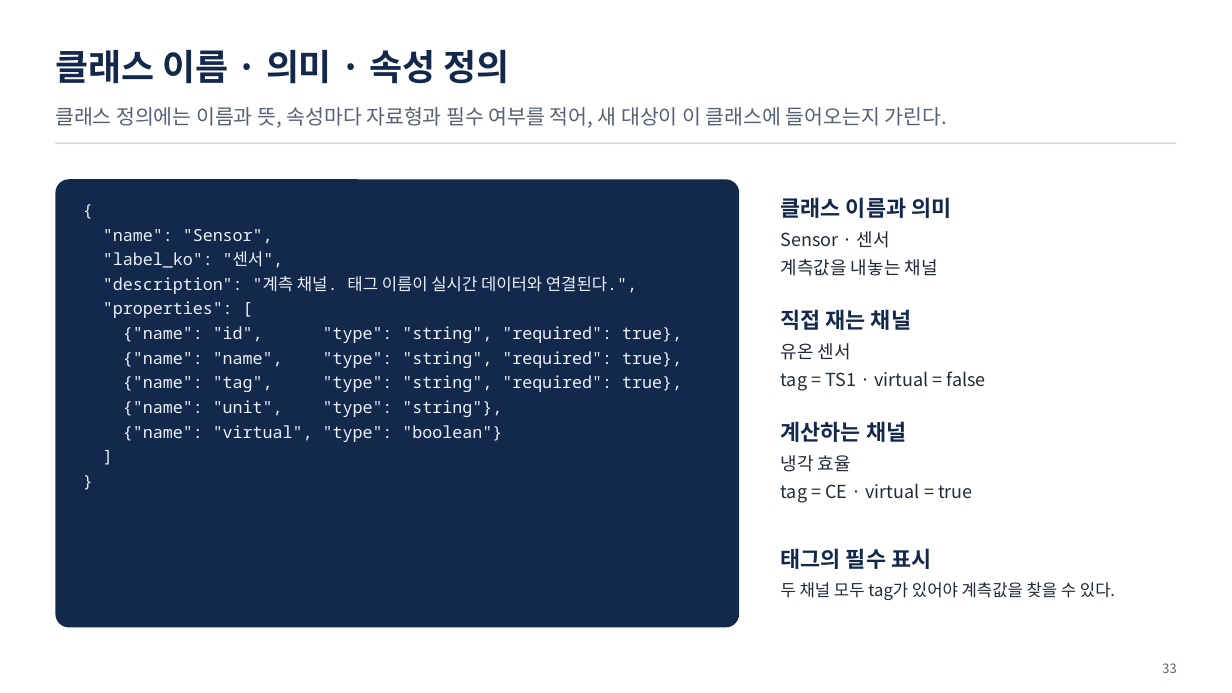
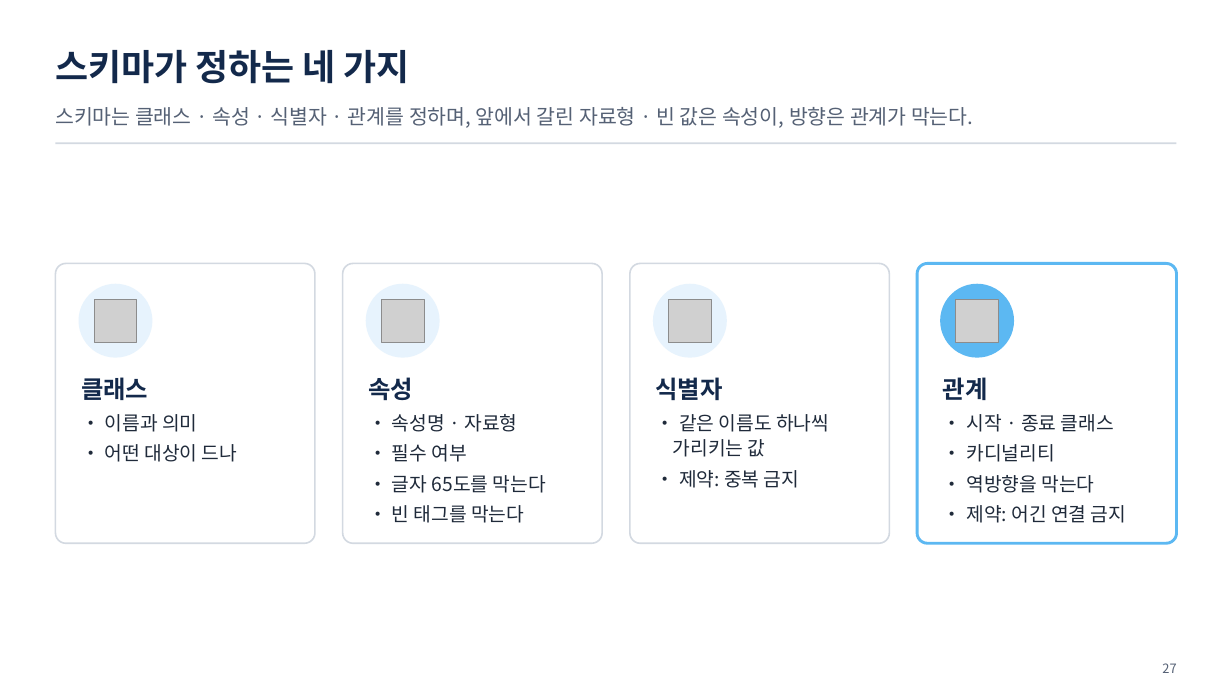
Before and after one commit to uengine-oss/hyd-iot-edu, a slide deck: slide 27 of workspace/강의제작/산출물/통합반/이론/02회차/통합반_02일차.pptx (slide 33 before the commit). Drawn at 1232x693 pixels with LibreOffice and Linux fonts; fonts in the diff are those of the drawing; grey boxes stand for pictures. Boxes give left, top, right and bottom in pixels: in the first picture for what was removed or moved away, otherwise in the second. Text is boxed around its words. In the diff, an @@ line names an element or a change of style, - is before the commit and + after.

Commit message:
통합 2회차 이론 덱 새 판 70장(화면 확정 2026-11-11, PPTX d208a7fc): 차례부터 새로 짜 원고 · 그림 15 · PPTX · 구성.json 장 범위 · 과정 README 확정 칸 · 빌더 코드 상자 배치(코드 높이에 맞춰 세로 가운데) · 공통 C-3과 덱 D-5에 AI 티 기준 · 덱 함정(시트.py 출력 자리) · CLAUDE.md 6절 줄 끝 함정 · 사실표 2.7 가리킴 4.5절 ② · 남은일 2회차 실라버스 어긋남 줄

```diff
--- a/workspace/강의제작/산출물/통합반/이론/02회차/통합반_02일차.pptx
+++ b/workspace/강의제작/산출물/통합반/이론/02회차/통합반_02일차.pptx
@@ text at (55, 50, 410, 84): text changed @@
-클래스 이름 · 의미 · 속성 정의
+스키마가 정하는 네 가지
@@ text at (55, 107, 973, 128): text changed @@
-클래스 정의에는 이름과 뜻, 속성마다 자료형과 필수 여부를 적어, 새 대상이 이 클래스에 들어오는지 가린다.
+스키마는 클래스 · 속성 · 식별자 · 관계를 정하며, 앞에서 갈린 자료형 · 빈 값은 속성이, 방향은 관계가 막는다.
@@ text removed at (781, 197, 951, 276) @@
-클래스 이름과 의미
-Sensor · 센서
-계측값을 내놓는 채널
@@ text removed at (103, 229, 682, 442) @@
-{
-"name": "Sensor",
-"label_ko": "센서",
-"description": "계측 채널. 태그 이름이 실시간 데이터와 연결된다.",
-"properties": [
-{"name": "id", "type": "string", "required": true},
-{"name": "name", "type": "string", "required": true},
-{"name": "tag", "type": "string", "required": true},
-{"name": "unit", "type": "string"},
-{"name": "virtual", "type": "boolean"}
-]
-}
@@ rounded rectangle: place and size @@
-rounded rectangle at (55, 179, 739, 628)
+rounded rectangle at (55, 263, 315, 543)
@@ rounded rectangle at (55, 263, 315, 543): fill #13294B to #FFFFFF; outline none to #D3D9E1 1.25 pt; proportions changed @@
@@ rounded rectangle added at (343, 263, 603, 543), fill #FFFFFF, outline #D3D9E1 1.25 pt @@
@@ rounded rectangle added at (630, 263, 890, 543), fill #FFFFFF, outline #D3D9E1 1.25 pt @@
@@ rounded rectangle added at (917, 263, 1177, 543), fill #FFFFFF, outline #5CB8F2 2.25 pt @@
@@ ellipse added at (79, 284, 152, 358), fill #E7F3FD @@
@@ picture added at (94, 299, 137, 342) @@
@@ ellipse added at (366, 284, 440, 358), fill #E7F3FD @@
@@ picture added at (382, 299, 424, 342) @@
@@ ellipse added at (653, 284, 727, 358), fill #E7F3FD @@
@@ picture added at (668, 299, 711, 342) @@
@@ ellipse added at (940, 284, 1014, 358), fill #5CB8F2 @@
@@ picture added at (956, 299, 998, 342) @@
@@ text removed at (781, 309, 986, 391) @@
-직접 재는 채널
-유온 센서
-tag = TS1 · virtual = false
@@ text added at (81, 377, 237, 462), 15 pt, text #1F2A3A @@
+클래스
+• 이름과 의미
+• 어떤 대상이 드나
@@ text added at (368, 377, 546, 523), 15 pt, text #1F2A3A @@
+속성
+• 속성명 · 자료형
+• 필수 여부
+• 글자 65도를 막는다
+• 빈 태그를 막는다
@@ text added at (656, 377, 829, 488), 15 pt, text #1F2A3A @@
+식별자
+• 같은 이름도 하나씩 가리키는 값
+• 제약: 중복 금지
@@ text added at (943, 377, 1126, 523), 15 pt, text #1F2A3A @@
+관계
+• 시작 · 종료 클래스
+• 카디널리티
+• 역방향을 막는다
+• 제약: 어긴 연결 금지
@@ text removed at (781, 421, 973, 503) @@
-계산하는 채널
-냉각 효율
-tag = CE · virtual = true
@@ text removed at (781, 548, 1115, 600) @@
-태그의 필수 표시
-두 채널 모두 tag가 있어야 계측값을 찾을 수 있다.
@@ text at (1162, 663, 1176, 673): text changed @@
-33
+27
```
Also in this commit, not shown: 28 other slides changed, 40 slides added, 50 slides removed, 25 other files.
